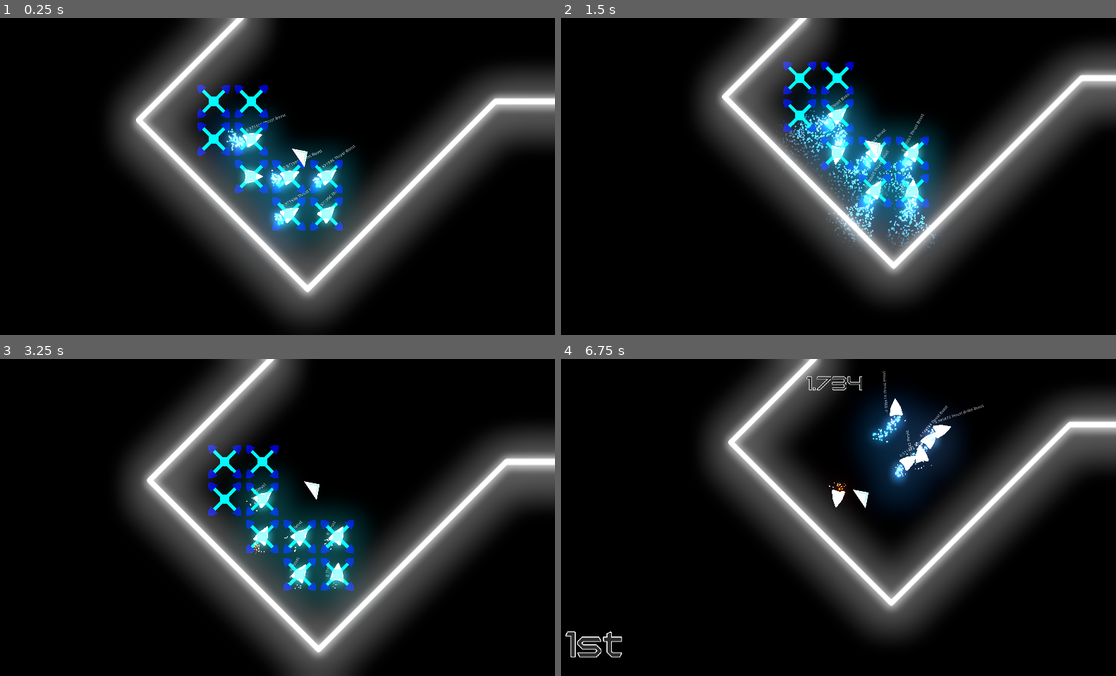
Above: before the commit, frames 1-4 (two rows, left to right).
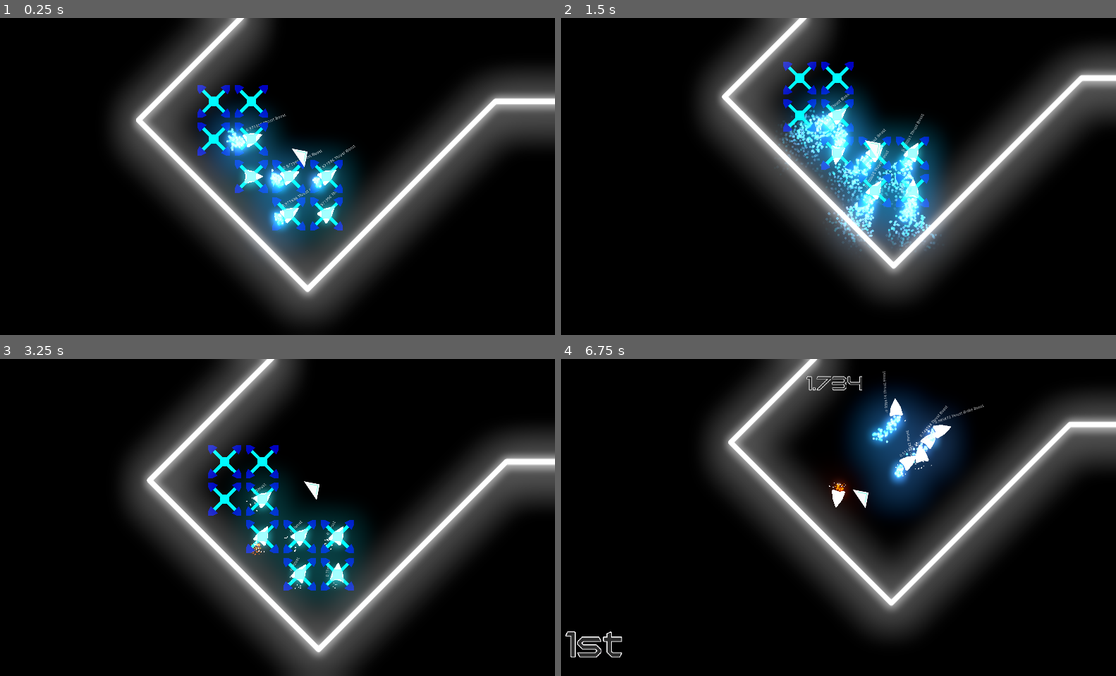
Above: after the commit, the same moments.

Repository: Insta-x/boost-racer
Game: Godot game, scene res://Src/Game.tscn
The game is run twice, just before and just after one commit, with the same random seed, the same clock (stepped at 60 frames per second) and the same inputs.
Inputs:
- Up to frame 1 (0.25 s): no input
- Up to frame 2 (1.5 s): hold D (turn_right) 0.53-1.28 s; hold Shift (boost) 0.53-1.28 s; hold Space (brake) from 1.28 s (still down); tap Shift (boost) at 1.35 s
- Up to frame 3 (3.25 s): release Space (brake) at 2.03 s; hold D (turn_right) 2.03-2.78 s; hold Shift (boost) 2.03-2.78 s; hold W (thrust) from 2.78 s (still down); tap Shift (boost) at 2.85 s
- Up to frame 4 (6.75 s): release W (thrust) at 3.53 s; hold Shift (boost) 3.53-4.28 s; hold A (turn_left) 3.53-5.03 s; tap Shift (boost) at 4.35, 5.85 s; hold Space (brake) 5.03-5.78 s; hold Shift (boost) 5.03-5.78 s; hold D (turn_right) 5.78-6.53 s; hold W (thrust) from 6.53 s (still down); hold Shift (boost) from 6.53 s (still down)

The runs differ from the first frame. In frame 1, 1.0% of the frame differs, in the area x 25-59%, y 32-68%; in frame 2, 4.0%, in the area x 39-68%, y 26-73%; in frame 3, less than 0.1%; in frame 4, 2.8%.

Commit message:
more particles

Diff:
--- a/Assets/game_world.tres
+++ b/Assets/game_world.tres
@@ -5,6 +5,7 @@
 glow_enabled = true
 glow_levels/1 = true
 glow_blend_mode = 1
+glow_hdr_threshold = 1.2
 glow_hdr_scale = 3.0
 glow_bicubic_upscale = true
 glow_high_quality = true
--- a/Src/Game.tscn
+++ b/Src/Game.tscn
@@ -29,6 +29,21 @@
 
 [node name="Camera2D" parent="GameWorld/PathFinder/EnemyRacer" index="13"]
 current = false
+
+[node name="Line2D9" parent="GameWorld/Lines" index="14"]
+default_color = Color( 1.7, 0.14, 1.38, 1 )
+
+[node name="Line2D24" parent="GameWorld/Lines" index="15"]
+default_color = Color( 1.7, 0.14, 1.38, 1 )
+
+[node name="Line2D25" parent="GameWorld/Lines" index="16"]
+default_color = Color( 1.7, 0.14, 1.38, 1 )
+
+[node name="Line2D10" parent="GameWorld/Lines" index="17"]
+default_color = Color( 1.7, 0.14, 1.38, 1 )
+
+[node name="Line2D17" parent="GameWorld/Lines" index="18"]
+default_color = Color( 1.7, 0.14, 1.38, 1 )
 
 [node name="GameCamera" parent="." instance=ExtResource( 9 )]
 position = Vector2( -192, 9216 )
--- a/Src/Racer/Racer.tscn
+++ b/Src/Racer/Racer.tscn
@@ -49,7 +49,6 @@
 orbit_velocity = 0.0
 orbit_velocity_random = 0.0
 damping = 50.0
-scale = 0.6
 scale_random = 0.5
 color = Color( 2, 2, 2, 1 )
 color_ramp = SubResource( 6 )
@@ -91,7 +90,7 @@
 [node name="ThrustingParticles" type="Particles2D" parent="."]
 position = Vector2( -26, 0 )
 emitting = false
-amount = 60
+amount = 150
 local_coords = false
 process_material = SubResource( 3 )
 texture = ExtResource( 2 )
--- a/project.godot
+++ b/project.godot
@@ -19,6 +19,11 @@
 "language": "GDScript",
 "path": "res://Src/Racer/EnemyRacer.gd"
 }, {
+"base": "EditorVCSInterface",
+"class": "GitAPI",
+"language": "NativeScript",
+"path": "res://addons/godot-git-plugin/git_api.gdns"
+}, {
 "base": "Racer",
 "class": "PlayerRacer",
 "language": "GDScript",
@@ -32,6 +37,7 @@
 _global_script_class_icons={
 "AreaGuider": "",
 "EnemyRacer": "",
+"GitAPI": "",
 "PlayerRacer": "",
 "Racer": ""
 }
@@ -53,7 +59,7 @@
 
 [gdnative]
 
-singletons=[  ]
+singletons=[ "res://addons/godot-git-plugin/git_api.gdnlib" ]
 
 [global]
 
